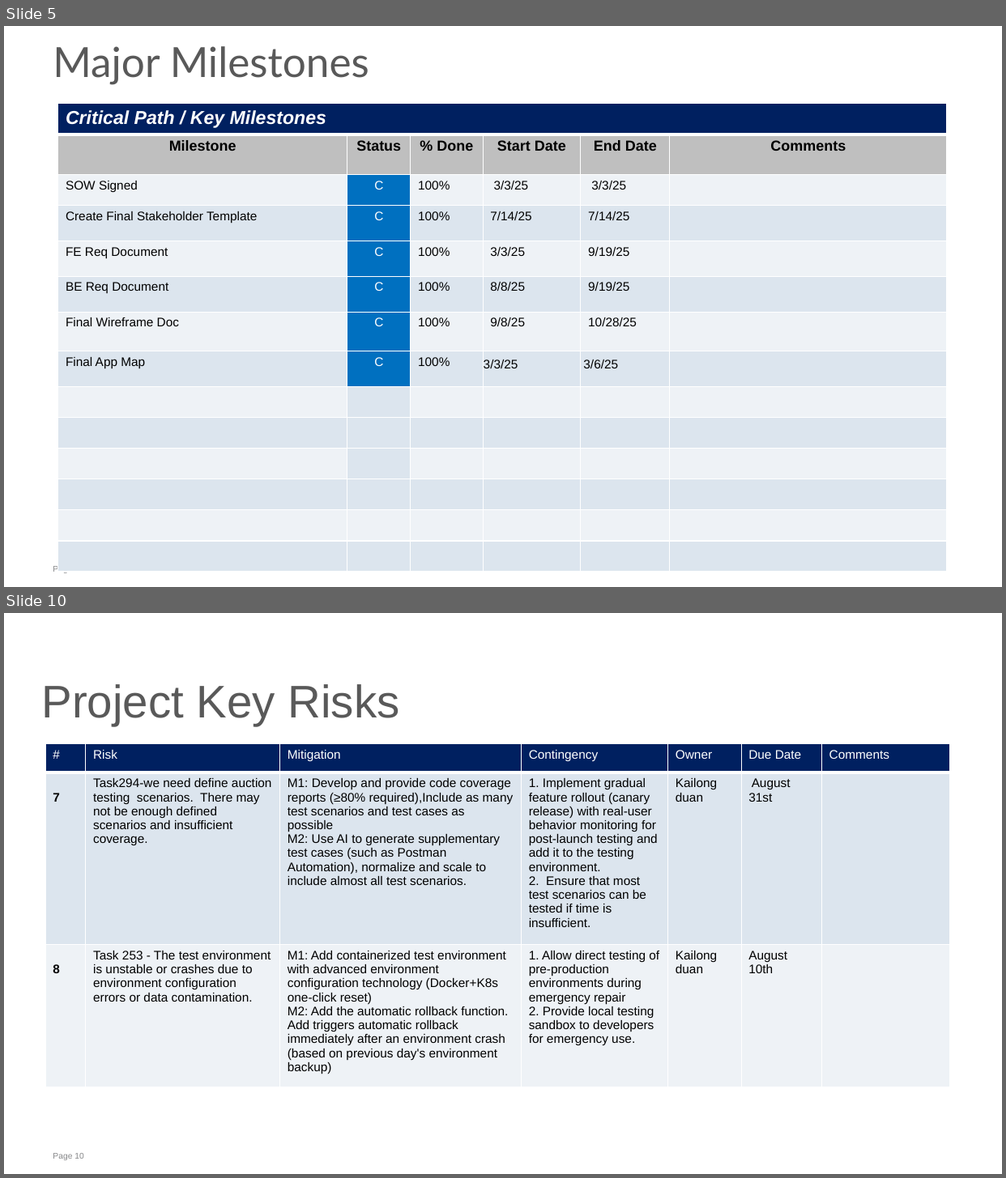
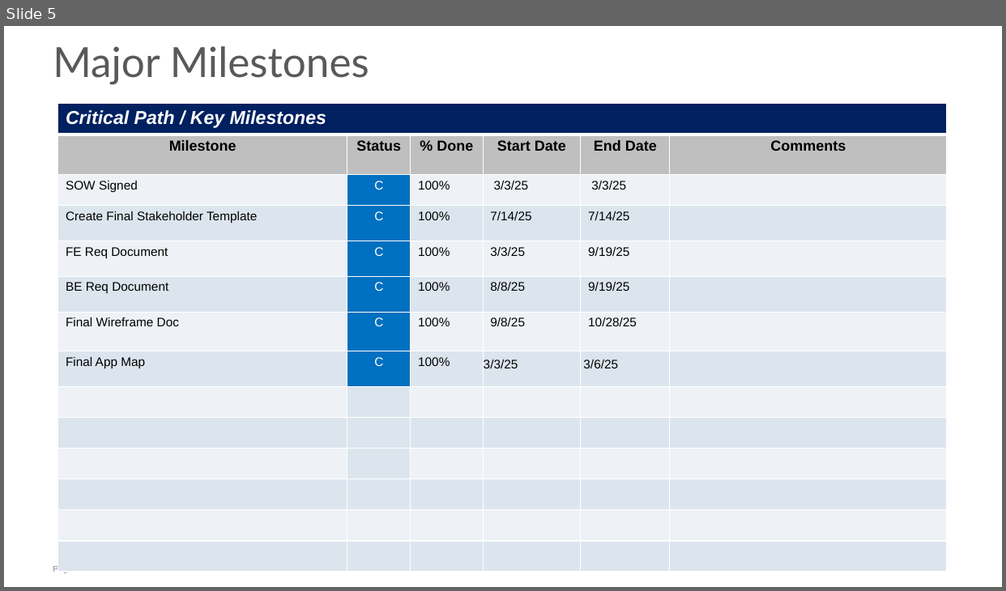
Before and after one commit to dkl520/cs7315_project, a slide deck: 4/group2 - pro4.pptx. Shown one above the other, each under a label of ours: slides 5 and 10 before the commit, slide 5 after it; the slides between them are not shown. The pictures are 1006x1178 and 1006x591 pixels, drawn with LibreOffice and Linux fonts; fonts in the diff are those of the drawing. Boxes give left, top, right and bottom in pixels: in the first picture for what was removed or moved away, otherwise in the second. Text is boxed around its words. In the diff, an @@ line names an element or a change of style, - is before the commit and + after.

```diff
--- a/4/group2 - pro4.pptx
+++ b/4/group2 - pro4.pptx
@@ slide 10 removed at (x1=4, y1=613, x2=1002, y2=1174), background #FFFFFF; not listed: 1 template element that a slide beside it also shows @@
@@ text removed at (x1=41, y1=684, x2=400, y2=726) @@
-Project Key Risks
@@ table removed at (x1=45, y1=744, x2=949, y2=1085), 3 rows, 7 columns @@
-# | Risk | Mitigation | Contingency | Owner | Due Date | Comments
-7 | Task294-we need define auction testing scenarios. There may not be enough defined scenarios and insufficient coverage. | M1: Develop and provide code coverage reports (≥80% required),Include as many test scenarios and test cases as possible / M2: Use AI to generate supplementary test cases (such as Postman Automation), normalize and scale to include almost all test scenarios. | 1. Implement gradual feature rollout (canary release) with real-user behavior monitoring for post-launch testing and add it to the testing environment. / 2. Ensure that most test scenarios can be tested if time is insufficient. | Kailong duan | August 31st | 
-8 | Task 253 - The test environment is unstable or crashes due to environment configuration errors or data contamination. | M1: Add containerized test environment with advanced environment configuration technology (Docker+K8s one-click reset) / M2: Add the automatic rollback function. Add triggers automatic rollback immediately after an environment crash (based on previous day's environment backup) | 1. Allow direct testing of pre-production environments during emergency repair / 2. Provide local testing sandbox to developers for emergency use. | Kailong duan | August 10th | 
```
Also in this commit, not shown: 7 slides changed, 5 other slides removed, 1 other file.
